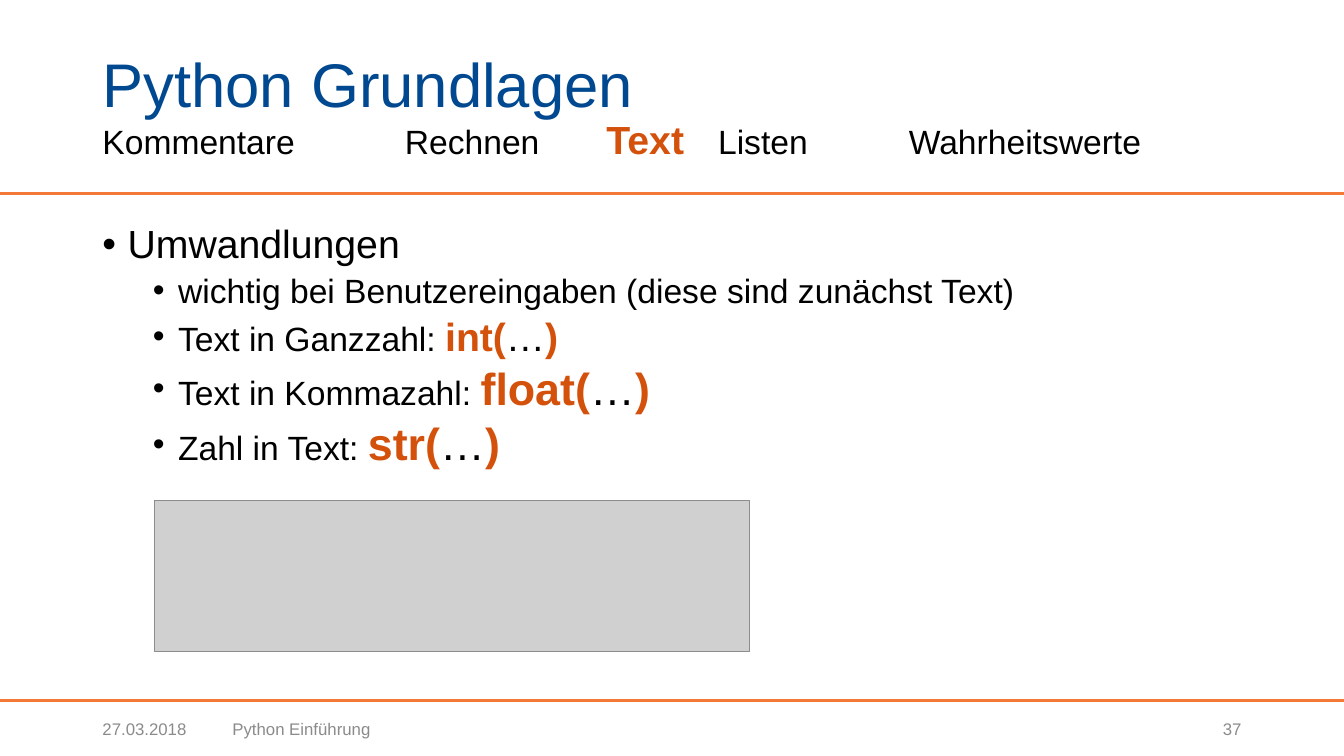
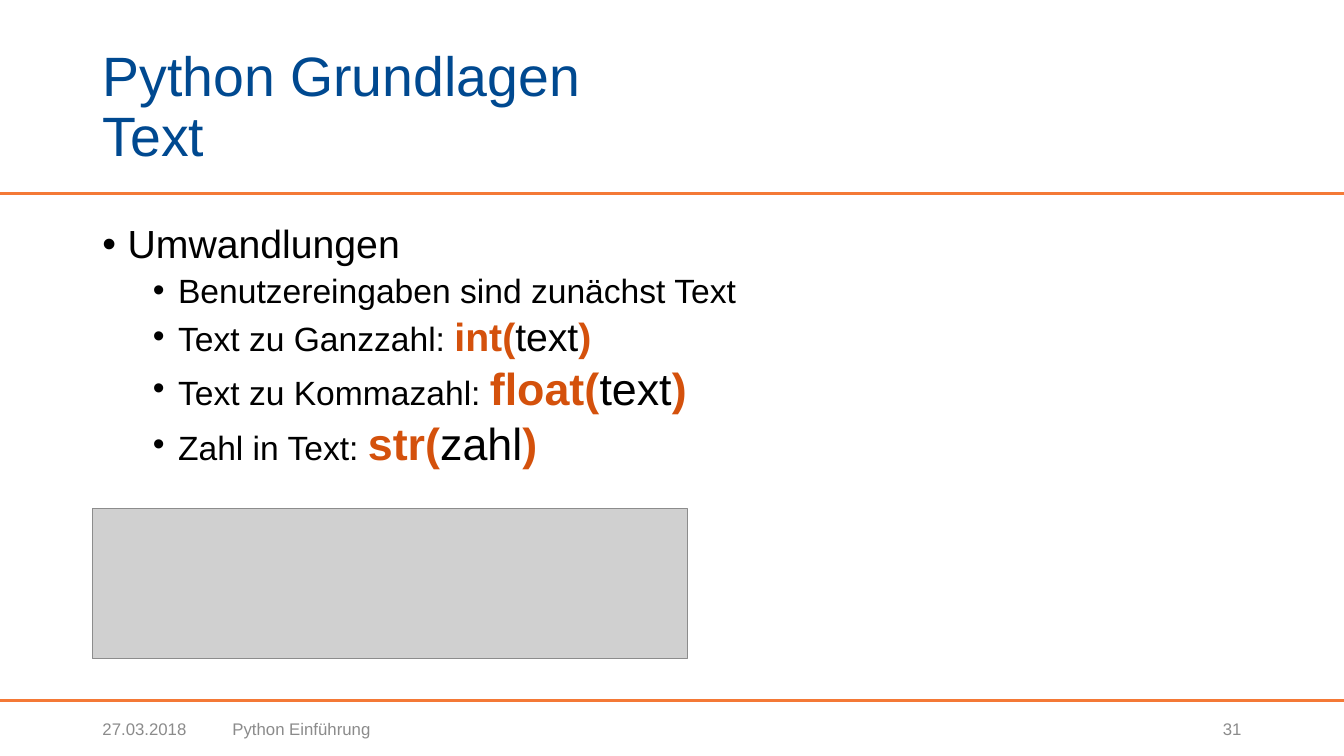
Before and after one commit to BogyMitutoyoCTL/Sophy-Preparation, a slide deck: slide 31 of Präsentationen/Python Einführung.pptx (slide 37 before the commit). Drawn at 1344x756 pixels with LibreOffice and Linux fonts; fonts in the diff are those of the drawing; grey boxes stand for pictures; background and template pictures are left out. Boxes give left, top, right and bottom in pixels: in the first picture for what was removed or moved away, otherwise in the second. Text is boxed around its words. In the diff, an @@ line names an element or a change of style, - is before the commit and + after.

```diff
--- a/Präsentationen/Python Einführung.pptx
+++ b/Präsentationen/Python Einführung.pptx
@@ title at bbox=[102, 55, 580, 157]: text changed; size 24 to 39.6 pt; text colour #000000 to #004990 @@
-Python Grundlagen
-Kommentare Rechnen Text Listen Wahrheitswerte
+Python Grundlagen
+Text
@@ text at bbox=[178, 278, 736, 469]: text changed @@
-  • wichtig bei Benutzereingaben (diese sind zunächst Text)
-  • Text in Ganzzahl: int(…)
-  • Text in Kommazahl: float(…)
-  • Zahl in Text: str(…)
+  • Benutzereingaben sind zunächst Text
+  • Text zu Ganzzahl: int(text)
+  • Text zu Kommazahl: float(text)
+  • Zahl in Text: str(zahl)
@@ picture: place and size @@
-picture at bbox=[154, 500, 749, 651]
+picture at bbox=[93, 508, 688, 659]
@@ page number at bbox=[1223, 723, 1242, 735]: text changed @@
-37
+31
```
Also in this commit, not shown: 52 other slides changed, 8 slides removed.
